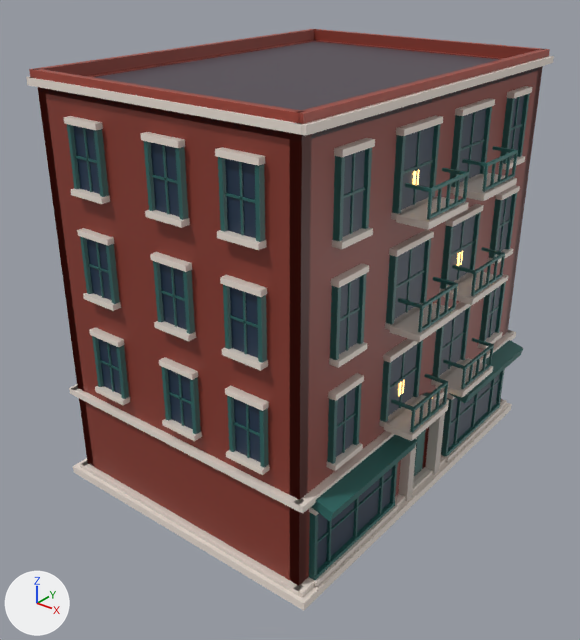
One commit to the glTF model assets/bld.apartment-block-a/model.lod1.glb: the scene before it, then after it.
Before and after are seen from a 50 mm camera at (14.34, -18.81, 16.11) aimed at (0.11, -1.02, 5.08). Lighting does not change. The marker at lower left points along +X, +Y and +Z. The older version comes first. Where no turn or scale is listed for an object, it has been applied to the vertices. Vertices at exactly the same position are counted once.

Names of what the first picture shows: 'body_pal_backpackTeal', 'body_pal_blueTrim', 'body_pal_brick', 'body_pal_picketWhite', 'roof_pal_asphalt' and 2 more.
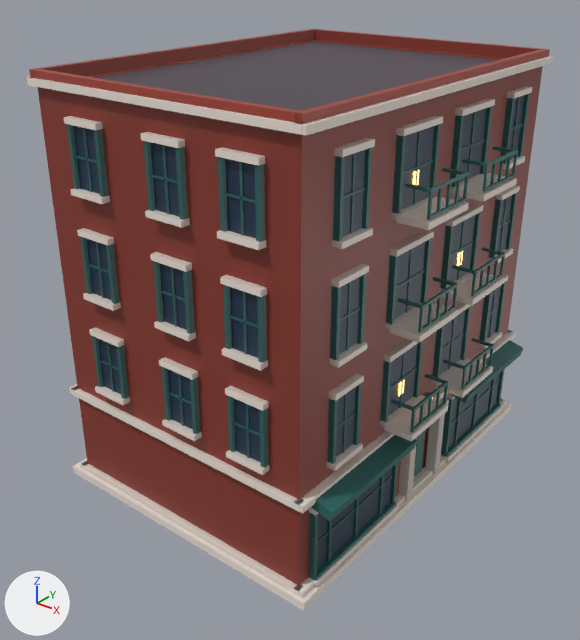
What the commit changed:
me_body_pal_brick has 68 vertices, 120 faces and spans x -4.51..4.51, y -6.11..6.11, z 0.0..12.85.
me_body_pal_brick is used by ob_body_pal_brick; location (0.0, 0.0, 0.0).
me_body_pal_brick part 1: the loose piece of 8 vertices spanning x -4.4..4.4, y -6.11..-5.89, z 12.49..12.85 is scaled about its middle by (0.977, 1, 1).
me_body_pal_brick part 2: the loose piece of 8 vertices spanning x -4.4..4.4, y 5.89..6.11, z 12.49..12.85 is scaled about its middle by (0.977, 1, 1).
me_body_pal_brick part 3: all 4 vertices in x -4.4..4.4, y 6.0, z 0.0 are moved by (0.0, -0.32, 0.0).
me_body_pal_brick part 4: all 4 vertices in x -4.4..4.4, y 6.0, z 12.5 are moved by (0.0, -0.32, 0.0).
me_body_pal_brick part 5: the 1 vertex in x 4.4, y -5.68, z 0.0 is moved by (0.0, -0.32, 0.0).
me_body_pal_brick part 6: the 1 vertex in x 4.4, y -5.68, z 12.5 is moved by (0.0, -0.32, 0.0).
me_body_pal_brick part 7: the 1 vertex in x -4.4, y -5.68, z 0.0 is moved by (0.0, -0.32, 12.5).
me_body_pal_brick part 8: the 1 vertex in x -4.4, y 5.68, z 12.5 is moved by (0.0, 0.32, -12.5).
me_body_pal_brick part 9: all 4 vertices in x -4.4..4.4, y -6.0, z 12.5 are moved by (0.0, 0.32, 0.0).
me_body_pal_brick part 10: the 1 vertex in x 4.4, y 5.68, z 0.0 is moved by (0.0, 0.32, 0.0).
me_body_pal_brick part 11: the 1 vertex in x 4.4, y 5.68, z 12.5 is moved by (0.0, 0.32, 0.0).
me_body_pal_brick part 12: the 1 vertex in x -4.4, y 5.68, z 0.0 is moved by (0.0, 0.32, 12.5).
me_body_pal_brick part 13: 10 kept faces spanning x -4.4..4.4, y -5.68..5.68, z 0.0..12.5 get new vertex colours; the middle colour goes from light grey #d3d3d3 to light grey #dddddd.
me_body_pal_picketwhite has 880 vertices, 1320 faces and spans x -4.8..5.5, y -6.3..6.3, z 0.0..12.65.
me_body_pal_picketwhite is used by ob_body_pal_picketwhite; location (0.0, 0.0, 0.0).
me_body_pal_picketwhite part 14: the loose piece of 8 vertices spanning x 4.6..5.5, y -2.46..-0.44, z 3.59..3.77 is moved by (0.0, 0.0, -0.01).
me_body_pal_picketwhite part 15: the loose piece of 8 vertices spanning x 4.6..5.5, y 0.44..2.46, z 3.59..3.77 is moved by (0.0, 0.0, -0.01).
me_body_pal_picketwhite part 16: the loose piece of 8 vertices spanning x 4.6..5.5, y -2.46..-0.44, z 6.62..6.8 is moved by (0.0, 0.0, -0.01).
me_body_pal_picketwhite part 17: the loose piece of 8 vertices spanning x 4.6..5.5, y 0.44..2.46, z 6.62..6.8 is moved by (0.0, 0.0, -0.01).
me_body_pal_picketwhite part 18: the loose piece of 8 vertices spanning x 4.6..5.5, y -2.46..-0.44, z 9.65..9.83 is moved by (0.0, 0.0, -0.01).
me_body_pal_picketwhite part 19: the loose piece of 8 vertices spanning x 4.6..5.5, y 0.44..2.46, z 9.65..9.83 is moved by (0.0, 0.0, -0.01).

Pixel boxes [x1, y1, x2, y2] of what changed, in the pictures (580 x 640 px; the box of a moved part takes in the faces that stretch with it):
part 1 of me_body_pal_brick, moved or reshaped: before [32, 69, 301, 123]; after [34, 69, 301, 122]
part 2 of me_body_pal_brick, moved or reshaped: before [313, 29, 543, 58]; after [314, 29, 542, 58]
part 3 of me_body_pal_brick, moved or reshaped (mostly hidden): [434, 90, 485, 449] in both
part 4 of me_body_pal_brick, moved or reshaped: before [462, 67, 542, 336]; after [316, 41, 538, 336]
part 5 of me_body_pal_brick, moved or reshaped (not visible afterwards): before [299, 190, 306, 585]
part 6 of me_body_pal_brick, moved or reshaped: before [302, 134, 311, 566]; after [299, 134, 312, 585]
part 7 of me_body_pal_brick, moved or reshaped (not visible before): after [38, 87, 302, 586]
part 8 of me_body_pal_brick, moved or reshaped (not visible afterwards): before [312, 40, 436, 52]
part 9 of me_body_pal_brick, moved or reshaped: before [38, 40, 432, 586]; after [306, 40, 432, 579]
part 10 of me_body_pal_brick, moved or reshaped (not visible before): after [504, 75, 538, 335]
part 11 of me_body_pal_brick, moved or reshaped (mostly hidden): before [316, 41, 542, 333]; after [322, 41, 543, 332]
part 12 of me_body_pal_brick, moved or reshaped (not visible before): after [312, 40, 436, 52]
part 13 of me_body_pal_brick, edited (looks the same): [88, 40, 315, 77] in both
part 14 of me_body_pal_picketwhite, moved or reshaped: [384, 395, 448, 441] in both
part 15 of me_body_pal_picketwhite, moved or reshaped: before [436, 358, 493, 397]; after [436, 358, 493, 398]
part 16 of me_body_pal_picketwhite, moved or reshaped: before [390, 302, 458, 342]; after [390, 303, 458, 343]
part 17 of me_body_pal_picketwhite, moved or reshaped: before [444, 271, 504, 305]; after [444, 272, 504, 305]
part 18 of me_body_pal_picketwhite, moved or reshaped: [396, 196, 469, 230] in both
part 19 of me_body_pal_picketwhite, moved or reshaped: before [453, 173, 517, 201]; after [453, 173, 517, 202]
